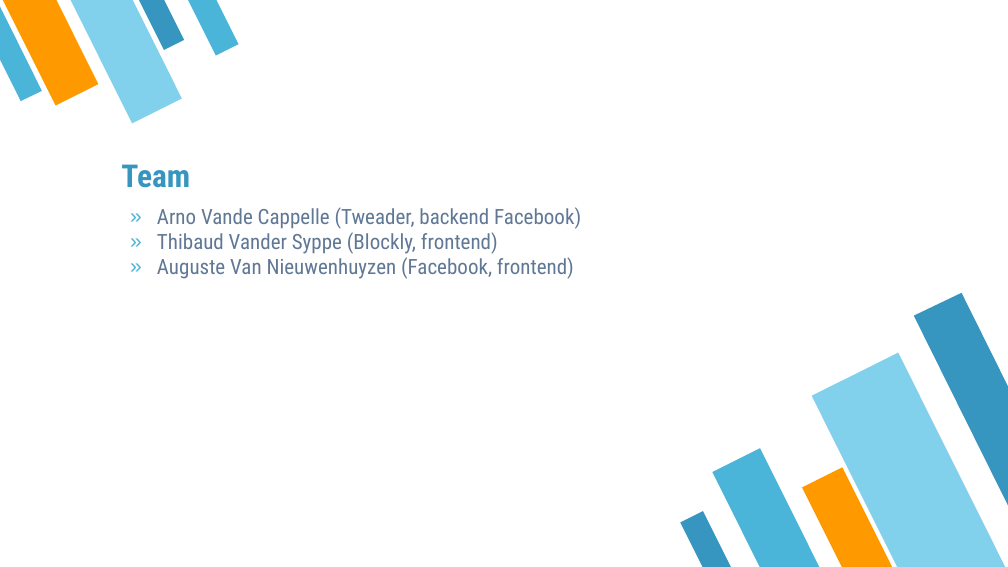
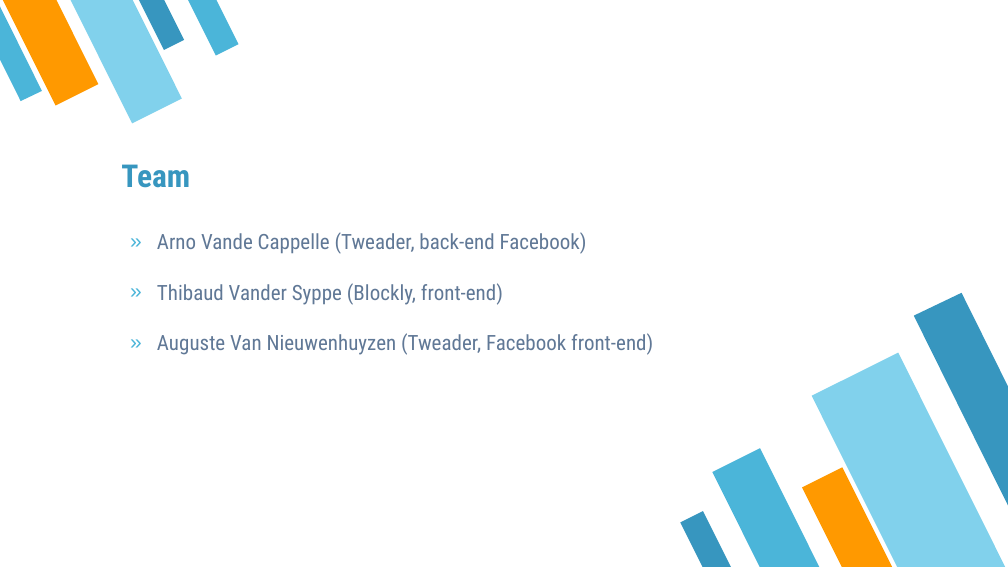
Before and after one commit to OPSORO/OS, a slide deck: slide 2 of NMCT3-ONO-ROBOT-Project/project docs/ONO_ROBOT_Presentatie.pptx. Drawn at 1008x567 pixels with LibreOffice and Linux fonts; fonts in the diff are those of the drawing. Boxes give left, top, right and bottom in pixels: in the first picture for what was removed or moved away, otherwise in the second. Text is boxed around its words. In the diff, an @@ line names an element or a change of style, - is before the commit and + after.

```diff
--- a/NMCT3-ONO-ROBOT-Project/project docs/ONO_ROBOT_Presentatie.pptx
+++ b/NMCT3-ONO-ROBOT-Project/project docs/ONO_ROBOT_Presentatie.pptx
@@ text at [157,232,653,355]: text changed @@
-» Arno Vande Cappelle (Tweader, backend Facebook)
-» Thibaud Vander Syppe (Blockly, frontend)
-» Auguste Van Nieuwenhuyzen (Facebook, frontend)
+» Arno Vande Cappelle (Tweader, back-end Facebook)
+» Thibaud Vander Syppe (Blockly, front-end)
+» Auguste Van Nieuwenhuyzen (Tweader, Facebook front-end)
```
Also in this commit, not shown: 6 other slides changed, 4 other files.
